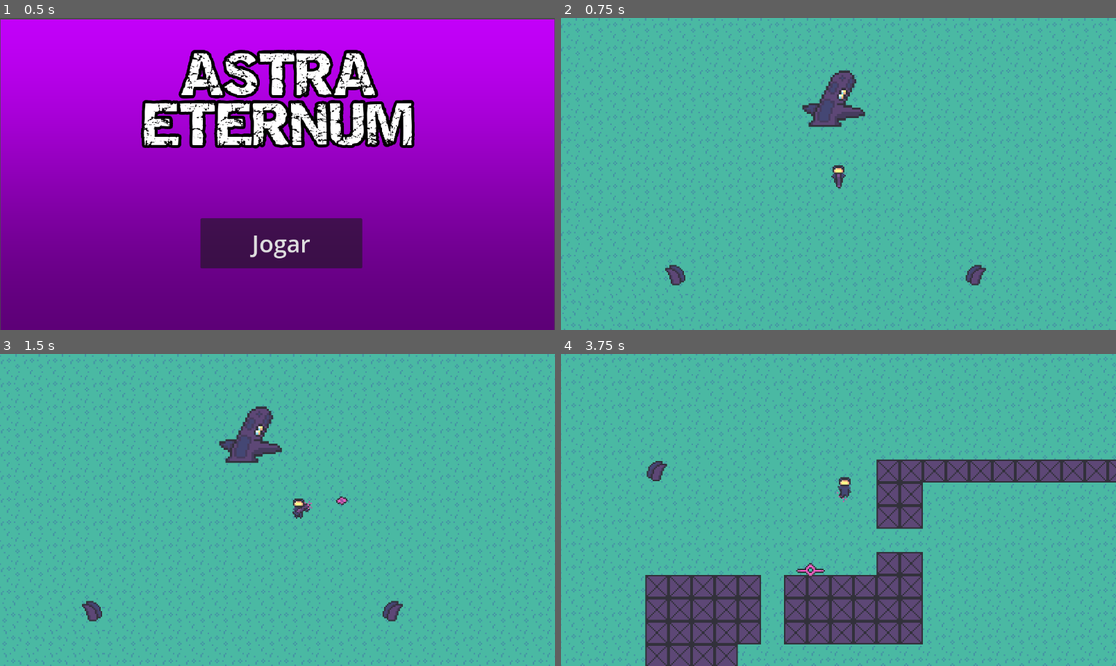
Above: before the commit, frames 1-4 (two rows, left to right).
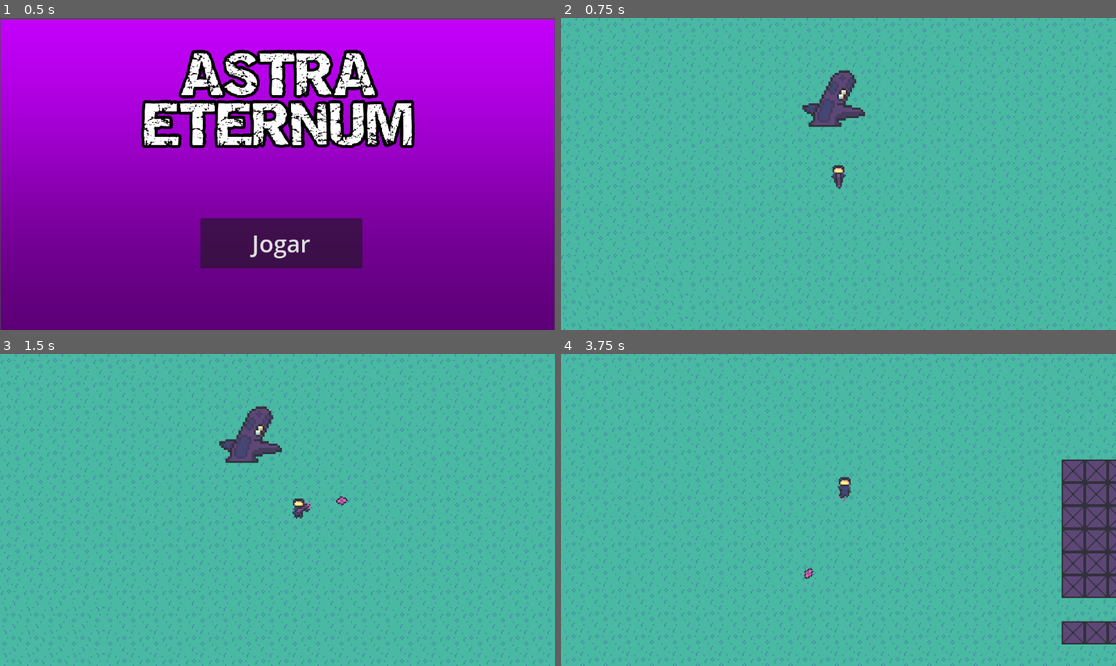
Above: after the commit, the same moments.

Repository: Pedr0P4/AstraEternum
Game: Godot game, scene res://Scenes/menu.tscn
The game is run twice, just before and just after one commit, with the same random seed, the same clock (stepped at 60 frames per second) and the same inputs.
Inputs (mouse positions are in pixels of both pictures, inside the frame that each line leads up to):
- Up to frame 1 (0.5 s): no input
- Up to frame 2 (0.75 s): click "Jogar" at 0.5 s
- Up to frame 3 (1.5 s): tap Enter at 1.25 s; move the mouse to (399, 494) at 1.27 s; hold D (right) from 1.28 s (still down); click (399, 494) at 1.35 s
- Up to frame 4 (3.75 s): move the mouse to (727, 525) at 2.02 s; release D (right) at 2.03 s; hold S (down) 2.03-2.78 s; click (727, 525) at 2.1 s; move the mouse to (894, 441) at 2.77 s; hold D (right) 2.78-3.53 s; click (894, 441) at 2.85 s; move the mouse to (810, 572) at 3.52 s; hold W (up) from 3.53 s (still down); click (810, 572) at 3.6 s

Frame 1 is identical in both runs. In frame 2, 0.3% of the frame differs, in the area x 18-77%, y 79-86%; in frame 3, 0.3%; in frame 4, 20%, in the area x 15-100%, y 33-100%.

Commit message:
correção do bug das salas

Diff:
--- a/Scenes/game.tscn
+++ b/Scenes/game.tscn
@@ -49,12 +49,14 @@
 [node name="Level" parent="Levels" instance=ExtResource("2_qxrlw")]
 position = Vector2(96, 96)
 tile_map_data = PackedByteArray("AAAAAAAAAAAAAAAAAAAAAAEAAAAAAAAAAAAAAAIAAAAAAAAAAAAAAAMAAAAAAAAAAAAAAAQAAAAAAAAAAAAAAA …(44720 unchanged characters)…
+length = Vector2i(70, 40)
 item = ExtResource("2_wrm1d")
 
 [node name="Level2" parent="Levels" instance=ExtResource("2_qxrlw")]
 position = Vector2(-96, -96)
 rotation = 3.14159
 tile_map_data = PackedByteArray("AAAAAAAAAAAAAAAAAAAAAAEAAAAAAAAAAAAAAAIAAAAAAAAAAAAAAAMAAAAAAAAAAAAAAAQAAAAAAAAAAAAAAA …(44720 unchanged characters)…
+length = Vector2i(70, 40)
 item = ExtResource("2_wrm1d")
 
 [node name="Level3" parent="Levels" instance=ExtResource("2_qxrlw")]
@@ -62,10 +64,12 @@
 rotation = 3.14159
 scale = Vector2(1, -1)
 tile_map_data = PackedByteArray("AAAAAAAAAAAAAAAAAAAAAAEAAAAAAAAAAAAAAAIAAAAAAAAAAAAAAAMAAAAAAAAAAAAAAAQAAAABAAAAAAAAAA …(44720 unchanged characters)…
+length = Vector2i(70, 40)
 item = ExtResource("2_wrm1d")
 
 [node name="Level4" parent="Levels" instance=ExtResource("2_qxrlw")]
 position = Vector2(96, -96)
 scale = Vector2(1, -1)
 tile_map_data = PackedByteArray("AAAAAAAAAAAAAAAAAAAAAAEAAAAAAAAAAAAAAAIAAAAAAAAAAAAAAAMAAAAAAAAAAAAAAAQAAAAAAAAAAAAAAA …(44720 unchanged characters)…
+length = Vector2i(70, 40)
 item = ExtResource("2_wrm1d")
--- a/Scripts/level.gd
+++ b/Scripts/level.gd
@@ -88,14 +88,13 @@
 		chosen_room = distant_rooms.pick_random()
 	else:
 		chosen_room = rooms.pick_random()
-
 	# Instanciar item no centro da sala
 	if item:
 		var item_instance = item.instantiate()
 		item_inst = item_instance;
 		var center = chosen_room.get_center()
 		item_instance.position = Vector2(center) * Vector2(tile_size) + Vector2(tile_size) / 2
-		add_child(item_instance)
+		add_child(item_instance);
 	else:
 		print("Cena do item não atribuída!")
 
